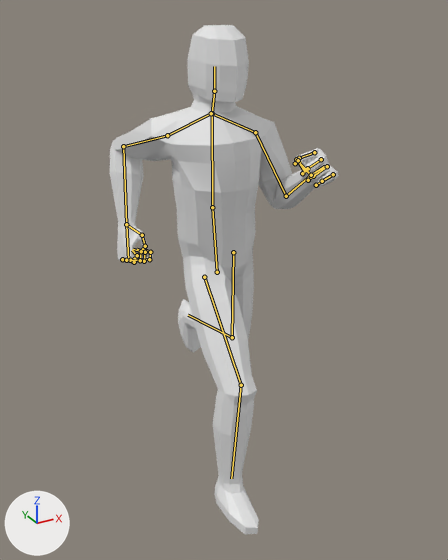
The glTF model assets/glb/humanoid/Humanoid.glb, before and after one commit.
Camera for both pictures: a 50 mm camera at (-1.045, -1.927, 1.724) aimed at (0.02, 0.01, 0.756). Every picture has the same lights, and +X, +Y and +Z are marked at lower left. The picture after the commit comes second. Both versions are drawn at frame 12 of the action 'Run'; the numbers are the values there. The bones that change, and the others that lie on the model, are drawn over the model as lines.

The first picture shows 'Mang'.
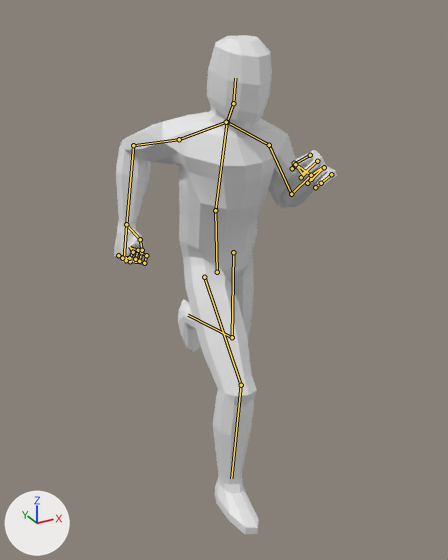
Commit message: Updated Running Animation

What the commit changed:
Bone 'Body' (bone_body) turns from (7, -1, 7) to (12, -2, 7) degrees about its own x, y and z.
Bone 'Thorax' (bone_thorax) turns from (-7, 1, -7) to (2, 0, -7) degrees about its own x, y and z.
Bone 'Neck' (bone_neck) turns from (0, 0, 0) to (6, 0, 0) degrees about its own x, y and z.
Bone 'Head' (bone_head) turns from (0, 0, 0) to (-13, 0, 0) degrees about its own x, y and z.
Bone 'UpperArm.L' (bone_upperarm_l) turns from (-12, -18, -55) to (-22, -27, -44) degrees about its own x, y and z.
Bone 'Forearm.L' (bone_forearm_l) turns from (122, 0, 0) to (140, 0, 0) degrees about its own x, y and z.
Bone 'UpperArm.R' (bone_upperarm_r) turns from (-66, -30, 72) to (-56, -27, 72) degrees about its own x, y and z.
Bone 'Forearm.R' (bone_forearm_r) turns from (89, 0, 0) to (77, 0, 0) degrees about its own x, y and z.

Location of each change, [x1, y1, x2, y2] in pixels of the pictures (448 x 560 px):
'Mang', posed
    before: [109, 25, 339, 534]
    after: [114, 35, 337, 534]
bone 'Body', root to tip
    before: (217, 272) to (212, 207)
    after: (217, 272) to (215, 210)
bone 'Thorax', root to tip
    before: (212, 207) to (212, 113)
    after: (215, 210) to (227, 122)
bone 'Neck', root to tip
    before: (212, 113) to (214, 91)
    after: (227, 122) to (233, 103)
bone 'Head', root to tip
    before: (214, 91) to (214, 66)
    after: (233, 103) to (235, 78)
bone 'UpperArm.L', root to tip
    before: (255, 132) to (286, 196)
    after: (269, 145) to (291, 194)
bone 'Forearm.L', root to tip
    before: (286, 196) to (311, 175)
    after: (291, 194) to (311, 175)
bone 'UpperArm.R', root to tip
    before: (167, 135) to (123, 146)
    after: (179, 139) to (133, 145)
bone 'Forearm.R', root to tip
    before: (123, 146) to (126, 224)
    after: (133, 145) to (126, 224)
